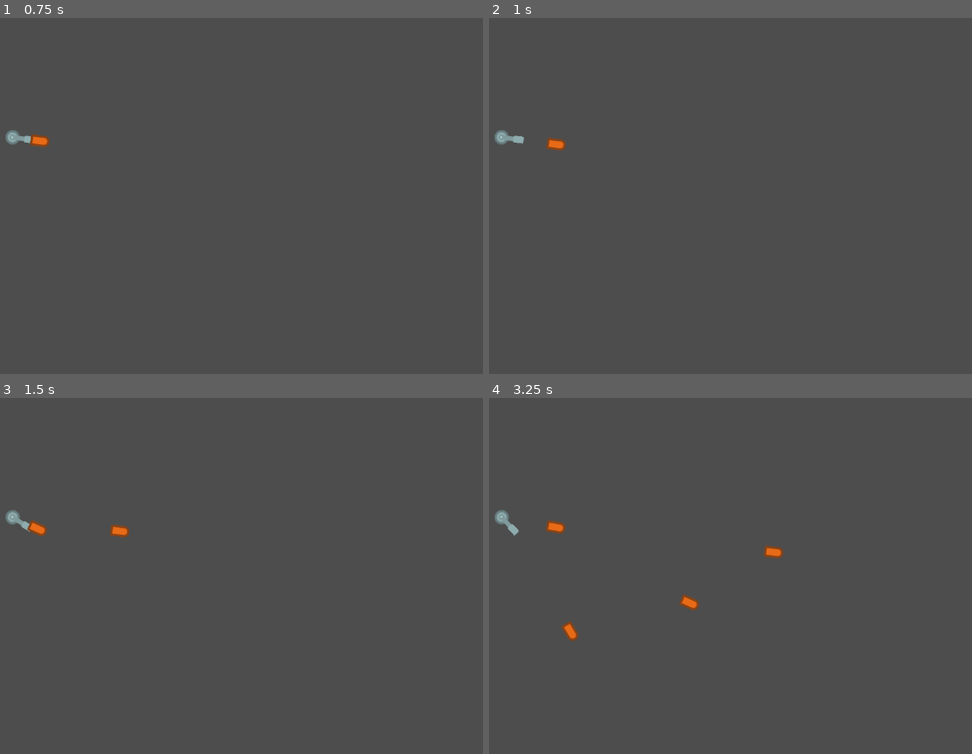
Above: before the commit, frames 1-4 (two rows, left to right).
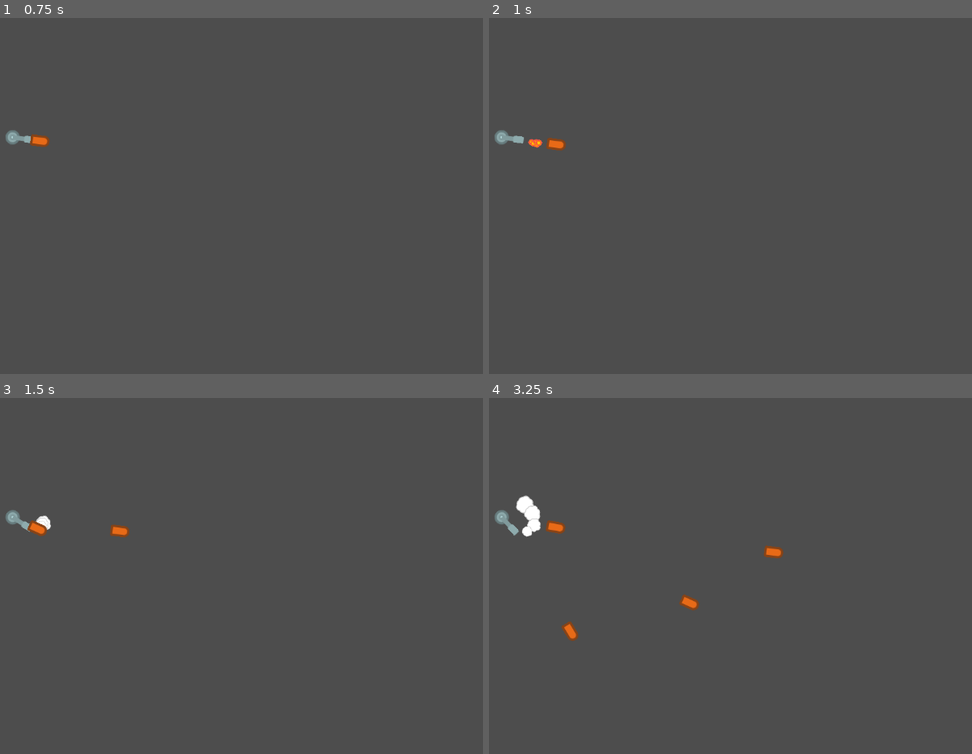
Above: after the commit, the same moments.

Repository: KakCmambnporpawwucmow/tanks_kidz
Game: Godot game, scene res://tmp/test_tank.tscn
Same seed, same stepped clock (60 frames per second), same inputs: the game is played once before the commit and once after it. The project has no main scene, so this scene is started directly.
Inputs (mouse positions are in pixels of both pictures, inside the frame that each line leads up to):
- Up to frame 1 (0.75 s): tap Enter at 0.5 s; move the mouse to (304, 174) at 0.52 s; click (304, 174) at 0.67 s
- Up to frame 2 (1 s): no input
- Up to frame 3 (1.5 s): move the mouse to (28, 590) at 1.27 s; click (28, 590) at 1.42 s
- Up to frame 4 (3.25 s): move the mouse to (711, 494) at 2.02 s; click (711, 494) at 2.17 s; move the mouse to (614, 643) at 2.77 s; click (614, 643) at 2.92 s

Frame 1 is identical in both runs. In frame 2, less than 0.1% of the frame differs, in the area x 8-12%, y 33-37%; in frame 3, less than 0.1%; in frame 4, 0.4%, in the area x 5-11%, y 27-40%.

Commit message:
Эффект выстрела
Добавил эффект выстрела к пушке.

Diff:
--- a/entities/tanks/base_turret.gd
+++ b/entities/tanks/base_turret.gd
@@ -31,5 +31,6 @@
 	if is_instance_valid(_current_shell) \
 	and is_instance_valid(cannon) \
 	and _current_shell.count_in_turret > 0:
+		$blast_animation.play("blast")
 		cannon.fire()
 		_current_shell.count_in_turret -= 1
--- a/entities/tanks/base_turret.tscn
+++ b/entities/tanks/base_turret.tscn
@@ -1,10 +1,168 @@
-[gd_scene load_steps=6 format=3 uid="uid://d2ie7t1fstent"]
+[gd_scene load_steps=26 format=3 uid="uid://d2ie7t1fstent"]
 
 [ext_resource type="Script" uid="uid://drvi1adsyy8yy" path="res://entities/tanks/base_turret.gd" id="1_2qrap"]
 [ext_resource type="Texture2D" uid="uid://dvx716tijpoea" path="res://assets/graphics/tanks/tanks_tankTracks4.png" id="2_nmepd"]
 [ext_resource type="PackedScene" uid="uid://bnbxaeoqkl1wn" path="res://entities/tanks/base_cannon.tscn" id="3_b5kbp"]
 [ext_resource type="PackedScene" uid="uid://c1b5k26ufnqc5" path="res://components/move_component.tscn" id="4_nmepd"]
 [ext_resource type="PackedScene" uid="uid://cgl1dlbqrkxly" path="res://entities/projectiles/bb_shell.tscn" id="5_b5kbp"]
+[ext_resource type="AudioStream" uid="uid://chjirvo6bj5lu" path="res://assets/sounds/explosion.mp3" id="6_ftpc4"]
+[ext_resource type="Texture2D" uid="uid://bwpxgjfhuurq2" path="res://assets/graphics/effects/tank_explosion3.png" id="7_tmqr5"]
+[ext_resource type="Texture2D" uid="uid://bholyr77qn14q" path="res://assets/graphics/effects/smoke_trail.png" id="8_cdy0x"]
+
+[sub_resource type="Animation" id="Animation_cdy0x"]
+resource_name = "blast"
+tracks/0/type = "value"
+tracks/0/imported = false
+tracks/0/enabled = true
+tracks/0/path = NodePath("sound:playing")
+tracks/0/interp = 1
+tracks/0/loop_wrap = true
+tracks/0/keys = {
+"times": PackedFloat32Array(0),
+"transitions": PackedFloat32Array(1),
+"update": 1,
+"values": [true]
+}
+tracks/1/type = "value"
+tracks/1/imported = false
+tracks/1/enabled = true
+tracks/1/path = NodePath("fire:emitting")
+tracks/1/interp = 1
+tracks/1/loop_wrap = true
+tracks/1/keys = {
+"times": PackedFloat32Array(0),
+"transitions": PackedFloat32Array(1),
+"update": 1,
+"values": [true]
+}
+tracks/2/type = "value"
+tracks/2/imported = false
+tracks/2/enabled = true
+tracks/2/path = NodePath("smoke:emitting")
+tracks/2/interp = 1
+tracks/2/loop_wrap = true
+tracks/2/keys = {
+"times": PackedFloat32Array(0.4),
+"transitions": PackedFloat32Array(1),
+"update": 1,
+"values": [true]
+}
+
+[sub_resource type="Animation" id="Animation_cc472"]
+length = 0.001
+tracks/0/type = "value"
+tracks/0/imported = false
+tracks/0/enabled = true
+tracks/0/path = NodePath("sound:playing")
+tracks/0/interp = 1
+tracks/0/loop_wrap = true
+tracks/0/keys = {
+"times": PackedFloat32Array(0),
+"transitions": PackedFloat32Array(1),
+"update": 1,
+"values": [true]
+}
+tracks/1/type = "value"
+tracks/1/imported = false
+tracks/1/enabled = true
+tracks/1/path = NodePath("fire:emitting")
+tracks/1/interp = 1
+tracks/1/loop_wrap = true
+tracks/1/keys = {
+"times": PackedFloat32Array(0),
+"transitions": PackedFloat32Array(1),
+"update": 1,
+"values": [false]
+}
+tracks/2/type = "value"
+tracks/2/imported = false
+tracks/2/enabled = true
+tracks/2/path = NodePath("smoke:emitting")
+tracks/2/interp = 1
+tracks/2/loop_wrap = true
+tracks/2/keys = {
+"times": PackedFloat32Array(0),
+"transitions": PackedFloat32Array(1),
+"update": 1,
+"values": [false]
+}
+
+[sub_resource type="AnimationLibrary" id="AnimationLibrary_ifptg"]
+_data = {
+&"RESET": SubResource("Animation_cc472"),
+&"blast": SubResource("Animation_cdy0x")
+}
+
+[sub_resource type="Curve" id="Curve_cc472"]
+_data = [Vector2(0.013824888, 0.26966298), 0.0, 0.0, 0, 0, Vector2(1, 1), 0.0, 0.0, 0, 0]
+point_count = 2
+
+[sub_resource type="CurveTexture" id="CurveTexture_ifptg"]
+curve = SubResource("Curve_cc472")
+
+[sub_resource type="Curve" id="Curve_6v420"]
+_limits = [0.0, 3.0, 0.0, 1.0]
+_data = [Vector2(0.009216592, 0.43820238), 0.0, 0.0, 0, 0, Vector2(1, 0.20224738), 0.0, 0.0, 0, 0]
+point_count = 2
+
+[sub_resource type="CurveTexture" id="CurveTexture_qp18y"]
+curve = SubResource("Curve_6v420")
+
+[sub_resource type="ParticleProcessMaterial" id="ParticleProcessMaterial_vr5kq"]
+resource_local_to_scene = true
+particle_flag_disable_z = true
+spread = 20.0
+initial_velocity_min = 50.0
+initial_velocity_max = 100.0
+gravity = Vector3(0, 0, 0)
+scale_curve = SubResource("CurveTexture_ifptg")
+scale_over_velocity_curve = SubResource("CurveTexture_qp18y")
+
+[sub_resource type="Curve" id="Curve_wq6uq"]
+_limits = [-2.0, 2.0, 0.0, 1.0]
+_data = [Vector2(0.004608296, -1.8651688), 0.0, 0.0, 0, 0, Vector2(1, 1.8202246), 0.0, 0.0, 0, 0]
+point_count = 2
+
+[sub_resource type="CurveTexture" id="CurveTexture_261dp"]
+curve = SubResource("Curve_wq6uq")
+
+[sub_resource type="Curve" id="Curve_fk8la"]
+_data = [Vector2(0.013824888, 0.8764045), 0.0, 0.0, 0, 0, Vector2(0.94930875, 0.1460675), 0.0, 0.0, 0, 0]
+point_count = 2
+
+[sub_resource type="CurveTexture" id="CurveTexture_6cmfp"]
+curve = SubResource("Curve_fk8la")
+
+[sub_resource type="Curve" id="Curve_0jbrs"]
+_data = [Vector2(0, 0.056179762), 0.0, 0.0, 0, 0, Vector2(0.96774197, 0.123595595), 0.0, 0.0, 0, 0]
+point_count = 2
+
+[sub_resource type="CurveTexture" id="CurveTexture_h0diw"]
+curve = SubResource("Curve_0jbrs")
+
+[sub_resource type="Curve" id="Curve_lla3u"]
+_limits = [0.0, 3.0, 0.0, 1.0]
+_data = [Vector2(0.009216592, 0.30337095), 0.0, 0.0, 0, 0, Vector2(0.9953917, 3), 0.0, 0.0, 0, 0]
+point_count = 2
+
+[sub_resource type="CurveTexture" id="CurveTexture_latu3"]
+curve = SubResource("Curve_lla3u")
+
+[sub_resource type="ParticleProcessMaterial" id="ParticleProcessMaterial_sn1ov"]
+particle_flag_disable_z = true
+initial_velocity_min = 10.0
+initial_velocity_max = 30.0
+angular_velocity_min = 9.999984
+angular_velocity_max = 39.999985
+orbit_velocity_min = 0.2000001
+orbit_velocity_max = 0.40000013
+orbit_velocity_curve = SubResource("CurveTexture_261dp")
+radial_velocity_curve = SubResource("CurveTexture_6cmfp")
+gravity = Vector3(0, 0, 0)
+linear_accel_min = -24.760002
+linear_accel_max = 56.599995
+scale_curve = SubResource("CurveTexture_h0diw")
+scale_over_velocity_curve = SubResource("CurveTexture_latu3")
 
 [node name="BaseTurret" type="Node2D"]
 script = ExtResource("1_2qrap")
@@ -19,3 +177,30 @@
 [node name="shell_bb" parent="." instance=ExtResource("5_b5kbp")]
 visible = false
 count_in_turret = 20
+
+[node name="blast_animation" type="AnimationPlayer" parent="."]
+libraries = {
+&"": SubResource("AnimationLibrary_ifptg")
+}
+
+[node name="sound" type="AudioStreamPlayer2D" parent="."]
+stream = ExtResource("6_ftpc4")
+
+[node name="fire" type="GPUParticles2D" parent="."]
+position = Vector2(39, 1)
+emitting = false
+amount = 5
+texture = ExtResource("7_tmqr5")
+lifetime = 0.3
+one_shot = true
+explosiveness = 0.8
+process_material = SubResource("ParticleProcessMaterial_vr5kq")
+
+[node name="smoke" type="GPUParticles2D" parent="."]
+position = Vector2(47, 0)
+emitting = false
+amount = 5
+texture = ExtResource("8_cdy0x")
+lifetime = 0.6
+one_shot = true
+process_material = SubResource("ParticleProcessMaterial_sn1ov")
Not shown, added: assets/sounds/explosion.mp3
Not shown, removed: assets/sounds/explosion.ogg
